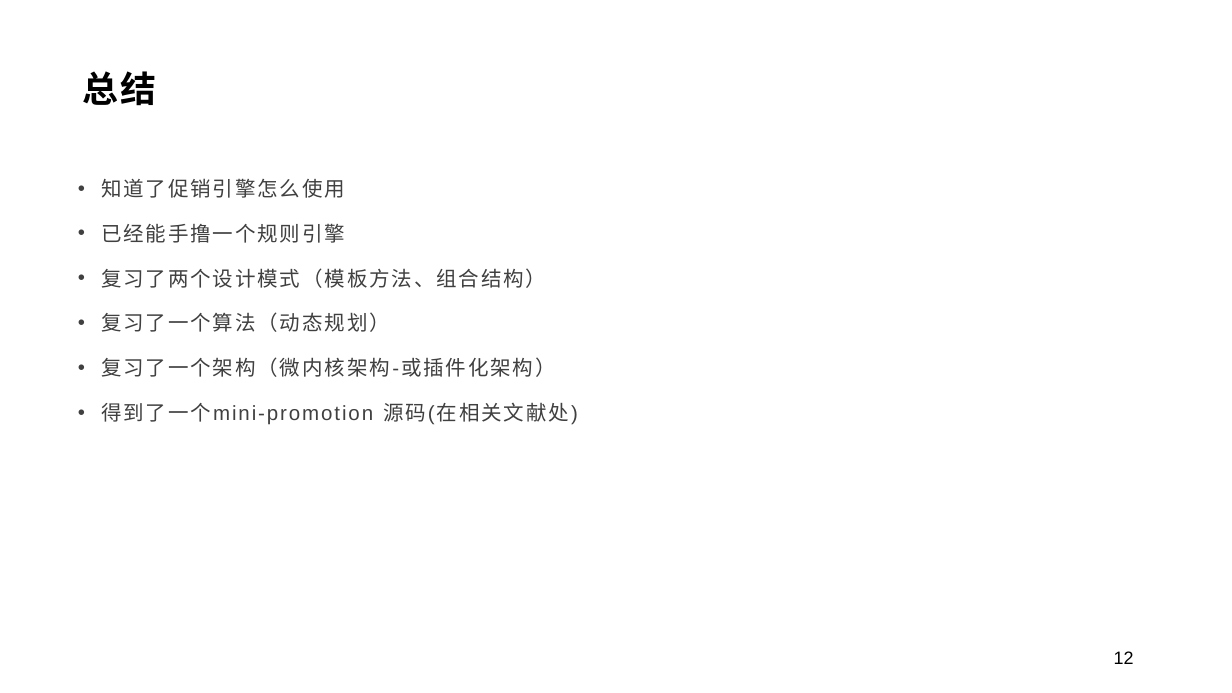
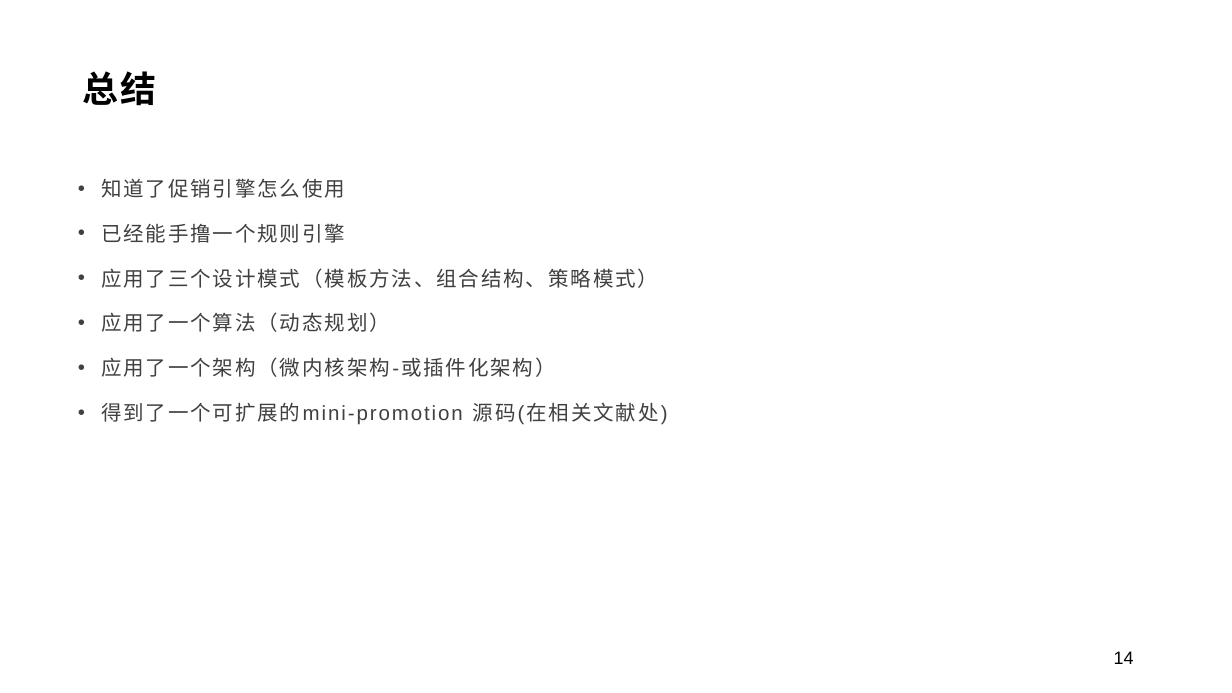
Before and after one commit to qzsang/mini-promotion, a slide deck: slide 14 of doc/从促销引擎到微内核架构分享.pptx (slide 12 before the commit). Drawn at 1232x693 pixels with LibreOffice and Linux fonts; fonts in the diff are those of the drawing; background and template pictures are left out. Boxes give left, top, right and bottom in pixels: in the first picture for what was removed or moved away, otherwise in the second. Text is boxed around its words. In the diff, an @@ line names an element or a change of style, - is before the commit and + after.

```diff
--- a/doc/从促销引擎到微内核架构分享.pptx
+++ b/doc/从促销引擎到微内核架构分享.pptx
@@ text at bbox=[101, 268, 659, 425]: text changed @@
-• 复习了两个设计模式（模板方法、组合结构）
-• 复习了一个算法（动态规划）
-• 复习了一个架构（微内核架构-或插件化架构）
-• 得到了一个mini-promotion 源码(在相关文献处)
+• 应用了三个设计模式（模板方法、组合结构、策略模式）
+• 应用了一个算法（动态规划）
+• 应用了一个架构（微内核架构-或插件化架构）
+• 得到了一个可扩展的mini-promotion 源码(在相关文献处)
@@ page number at bbox=[1114, 651, 1134, 664]: text changed @@
-12
+14
```
Also in this commit, not shown: 4 other slides changed, 2 slides added, 1 other file.
